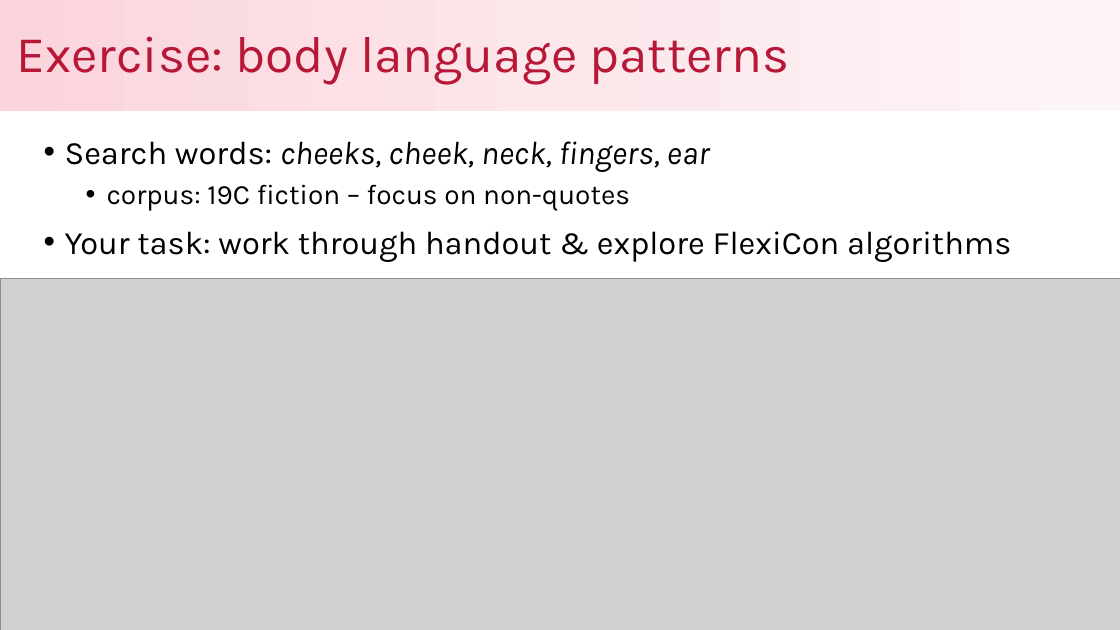
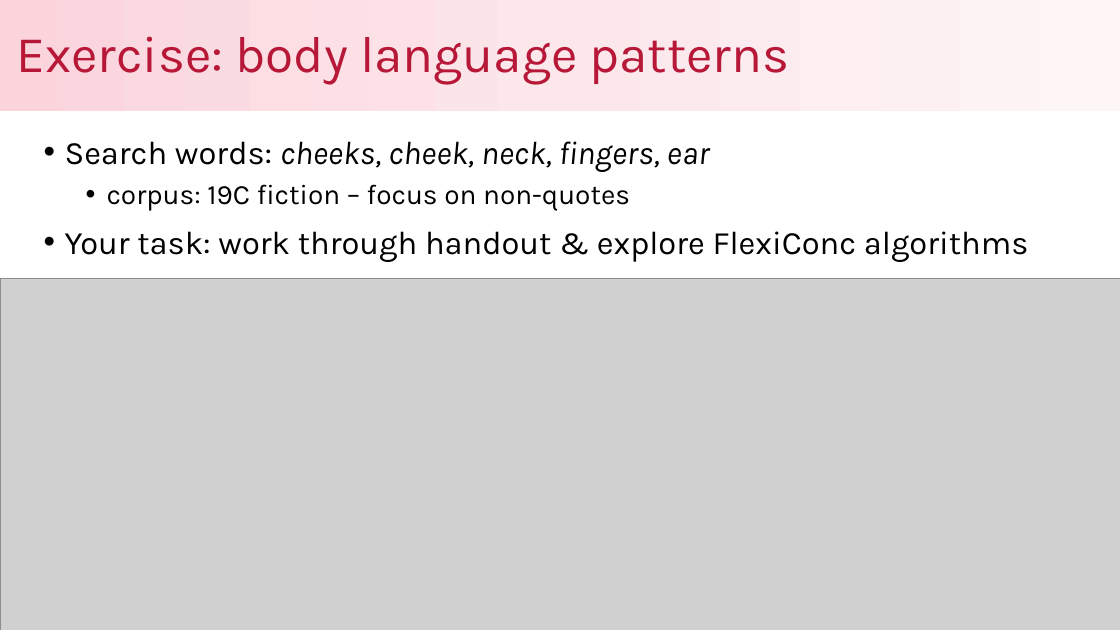
Before and after one commit to reading-concordances/teaching, a slide deck: slide 38 of course/slides/4_reading_with_algorithms.pptx. Drawn at 1120x630 pixels with LibreOffice and Linux fonts; fonts in the diff are those of the drawing; grey boxes stand for pictures. Boxes give left, top, right and bottom in pixels: in the first picture for what was removed or moved away, otherwise in the second. Text is boxed around its words. In the diff, an @@ line names an element or a change of style, - is before the commit and + after.

Commit message:
Fix a few embarrassing typos in day 4 slides

```diff
--- a/course/slides/4_reading_with_algorithms.pptx
+++ b/course/slides/4_reading_with_algorithms.pptx
@@ text at box(65, 231, 1028, 262): text changed @@
-• Your task: work through handout & explore FlexiCon algorithms
+• Your task: work through handout & explore FlexiConc algorithms
```
Also in this commit, not shown: 2 other slides changed, 1 other file.
